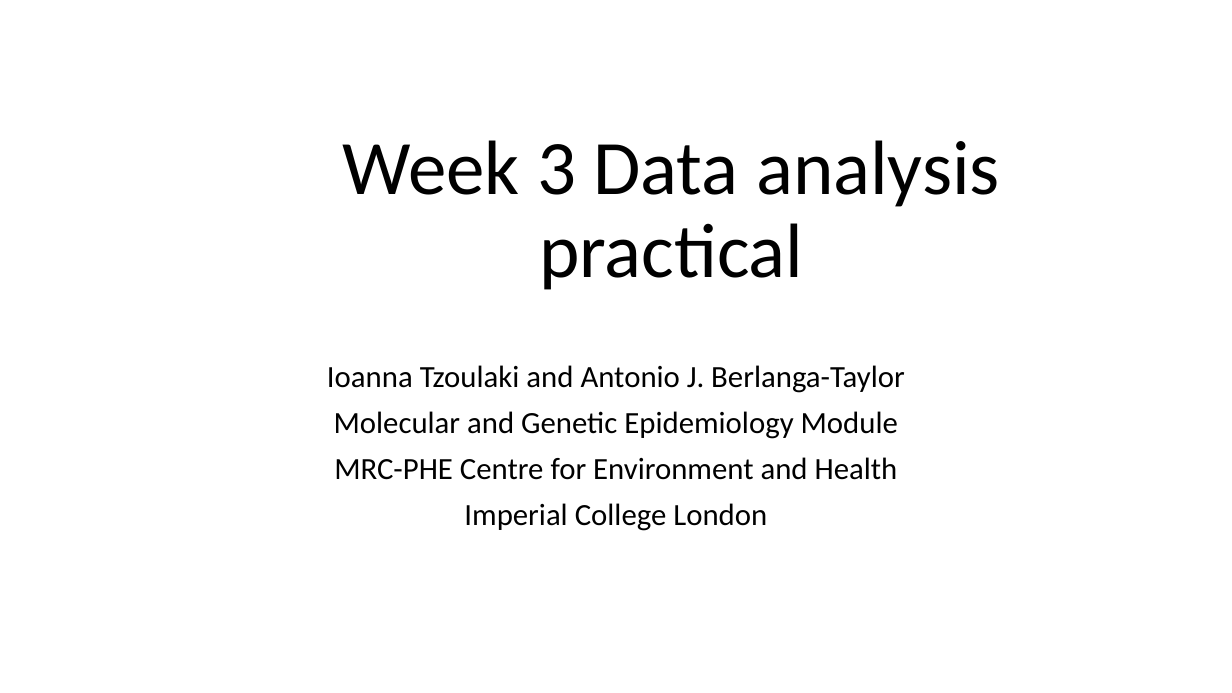
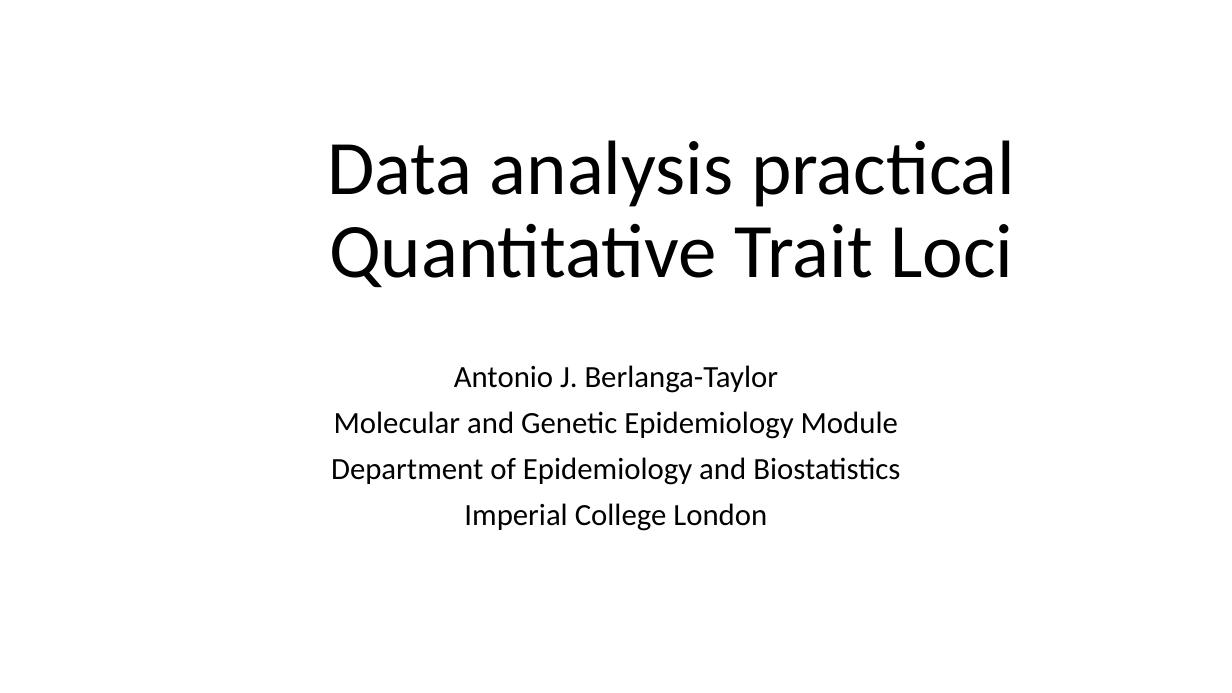
Before and after one commit to AntonioJBT/teaching_ICL, a slide deck: slide 1 of docs/ioanna_antonio_week_2_analysis_practical.pptx. Drawn at 1232x693 pixels with LibreOffice and Linux fonts; fonts in the diff are those of the drawing. Boxes give left, top, right and bottom in pixels: in the first picture for what was removed or moved away, otherwise in the second. Text is boxed around its words. In the diff, an @@ line names an element or a change of style, - is before the commit and + after.

```diff
--- a/docs/ioanna_antonio_week_2_analysis_practical.pptx
+++ b/docs/ioanna_antonio_week_2_analysis_practical.pptx
@@ title at <box>327,140,1015,288</box>: text changed @@
-Week 3 Data analysis practical
+Data analysis practical
+Quantitative Trait Loci
@@ subtitle at <box>454,365,779,393</box>: text changed @@
-Ioanna Tzoulaki and Antonio J. Berlanga-Taylor
+Antonio J. Berlanga-Taylor
@@ subtitle at <box>331,457,900,485</box>: text changed @@
-MRC-PHE Centre for Environment and Health
+Department of Epidemiology and Biostatistics
```
Also in this commit, not shown: 2 other slides changed, 8 other files.
